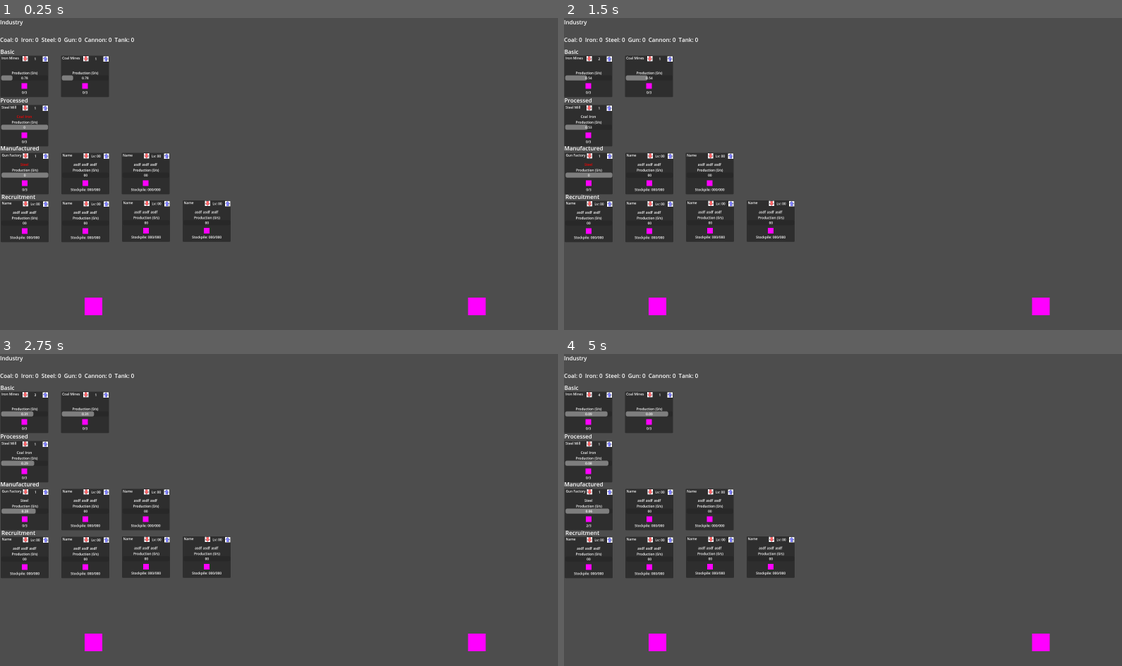
Above: before the commit, frames 1-4 (two rows, left to right).
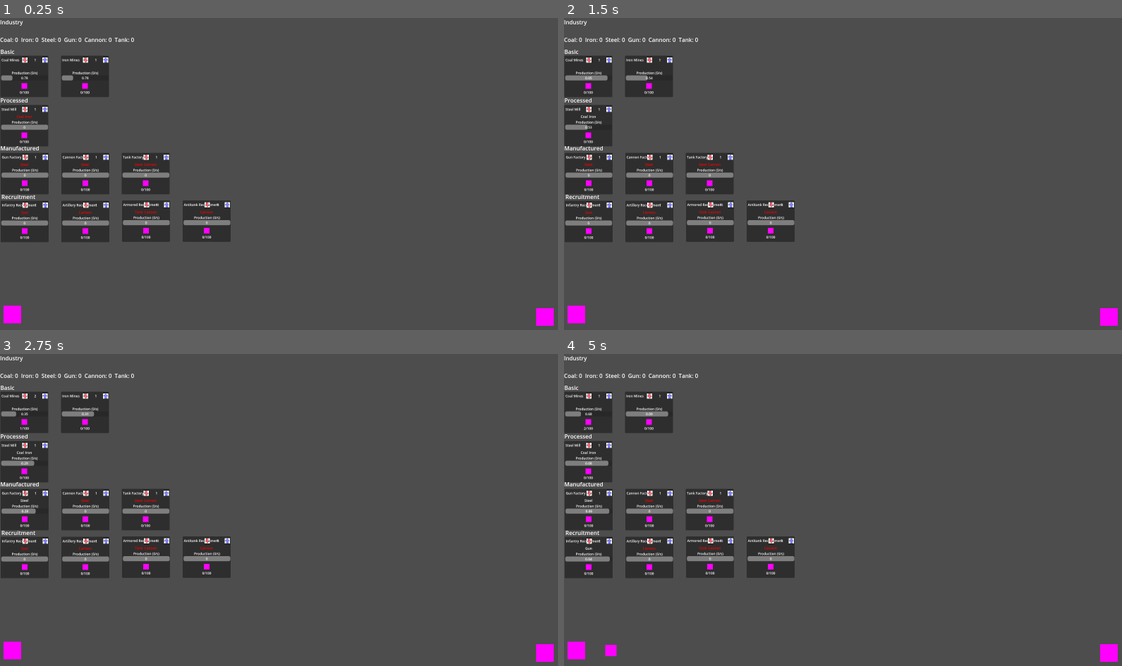
Above: after the commit, the same moments.

Repository: dwlee0802/AttritionWarfare
Game: Godot game, scene res://Scenes/game.tscn
Same seed, same stepped clock (60 frames per second), same inputs: the game is played once before the commit and once after it.
Inputs (mouse positions are in pixels of both pictures, inside the frame that each line leads up to):
- Up to frame 1 (0.25 s): no input
- Up to frame 2 (1.5 s): click (608, 58) at 0.52 s; click (586, 58) at 1.27 s
- Up to frame 3 (2.75 s): click (44, 394) at 2.02 s
- Up to frame 4 (5 s): click (586, 394) at 2.77 s; click (608, 394) at 3.52 s; click (586, 394) at 4.27 s

The runs differ from the first frame. In frame 1, 2.9% of the frame differs, in the area x 0-100%, y 12-99%; in frame 2, 3.0%; in frame 3, 3.0%; in frame 4, 3.1%.

Commit message:
Connected industries and unit spawning.

Diff:
--- a/Scenes/Industry.gd
+++ b/Scenes/Industry.gd
@@ -7,7 +7,7 @@
 @export var productionType: Enums.GoodType = Enums.GoodType.None
 @export var productionAmount: int = 0
 @export var stockpile: int = 0
-@export var stockpileMax: int = 3
+@export var stockpileMax: int = 100
 
 @export var ingredientType0: Enums.GoodType = Enums.GoodType.None
 @export var ingredientType0_Amount: int = 0
@@ -19,8 +19,11 @@
 @export var ingredientType2_Amount: int = 0
 var ingredientType2_available: bool = false
 
+var allIngredientsAvailable:bool = false
+
+@export var baseProductionTime: float = 1
+
 @onready var productionTimer: Timer = $ProductionTimer
-
 
 # Called when the node enters the scene tree for the first time.
 func _ready():
@@ -37,31 +40,39 @@
 		productionTimer.stop()
 		return
 
+	allIngredientsAvailable = true
+
 	# check if production timer is running
 	if productionTimer.is_stopped():
 		# check if nation has enough ingredients
 		if ingredientType0 != Enums.GoodType.None:
-			if !get_parent().get_parent().ConsumeResource(ingredientType0, ingredientType0_Amount):
+			if !get_parent().get_parent().CheckResourceAvailable(ingredientType0, ingredientType0_Amount):
 				ingredientType0_available = false
-				return
+				allIngredientsAvailable = false
 			else:
 				ingredientType0_available = true
 
 		if ingredientType1 != Enums.GoodType.None:
-			if !get_parent().get_parent().ConsumeResource(ingredientType1, ingredientType1_Amount):
+			if !get_parent().get_parent().CheckResourceAvailable(ingredientType1, ingredientType1_Amount):
 				ingredientType1_available = false
-				return
+				allIngredientsAvailable = false
 			else:
 				ingredientType1_available = true
 
 		if ingredientType2 != Enums.GoodType.None:
-			if !get_parent().get_parent().ConsumeResource(ingredientType2, ingredientType2_Amount):
+			if !get_parent().get_parent().CheckResourceAvailable(ingredientType2, ingredientType2_Amount):
 				ingredientType2_available = false
-				return
+				allIngredientsAvailable = false
 			else:
 				ingredientType2_available = true
 
-		productionTimer.start()
+		if allIngredientsAvailable:
+			# consume ingredients
+			get_parent().get_parent().ConsumeResource(ingredientType0, ingredientType0_Amount)
+			get_parent().get_parent().ConsumeResource(ingredientType1, ingredientType1_Amount)
+			get_parent().get_parent().ConsumeResource(ingredientType2, ingredientType2_Amount)
+
+			productionTimer.start(baseProductionTime / level)
 
 
 func Production():
--- a/Scenes/IndustryPanel.tscn
+++ b/Scenes/IndustryPanel.tscn
@@ -27,20 +27,24 @@
 
 [node name="NameLabel" type="Label" parent="."]
 layout_mode = 0
-offset_left = 4.0
-offset_right = 51.0
-offset_bottom = 23.0
+offset_left = 3.75
+offset_top = 3.75
+offset_right = 50.75
+offset_bottom = 26.75
 theme_override_font_sizes/font_size = 12
 text = "Name"
+horizontal_alignment = 1
+vertical_alignment = 1
 
 [node name="LevelLabel" type="Label" parent="."]
 layout_mode = 1
 anchors_preset = 1
 anchor_left = 1.0
 anchor_right = 1.0
-offset_left = -71.0
-offset_right = -24.0
-offset_bottom = 23.0
+offset_left = -71.25
+offset_top = 3.75
+offset_right = -24.25
+offset_bottom = 26.75
 grow_horizontal = 0
 theme_override_font_sizes/font_size = 12
 text = "Lv: 00"
@@ -97,10 +101,10 @@
 
 [node name="IncreaseLevelButton" type="TextureButton" parent="."]
 layout_mode = 0
-offset_left = 148.75
-offset_top = 1.25
-offset_right = 168.75
-offset_bottom = 22.25
+offset_left = 148.0
+offset_top = 5.0
+offset_right = 168.0
+offset_bottom = 26.0
 texture_normal = ExtResource("2_d2jbo")
 texture_pressed = ExtResource("3_afkc8")
 texture_disabled = ExtResource("3_afkc8")
@@ -109,9 +113,10 @@
 
 [node name="DecreaseLevelButton" type="TextureButton" parent="."]
 layout_mode = 0
-offset_left = 77.5
-offset_right = 97.5
-offset_bottom = 21.0
+offset_left = 77.0
+offset_top = 5.0
+offset_right = 97.0
+offset_bottom = 26.0
 texture_normal = ExtResource("4_cbf4u")
 texture_pressed = ExtResource("5_4w7pv")
 texture_disabled = ExtResource("5_4w7pv")
--- /dev/null
+++ b/Scenes/Recruitment.gd
@@ -0,0 +1,5 @@
+extends Industry
+
+
+func Production():
+	get_parent().get_parent().hq.SpawnUnit(productionType)
--- a/Scenes/game.tscn
+++ b/Scenes/game.tscn
@@ -6,6 +6,7 @@
 [ext_resource type="Script" path="res://Scripts/Nation.gd" id="4_kokw5"]
 [ext_resource type="Script" path="res://Scenes/Industry.gd" id="5_2rvh2"]
 [ext_resource type="Script" path="res://Scripts/HQ.gd" id="5_ajpi1"]
+[ext_resource type="Script" path="res://Scenes/Recruitment.gd" id="6_wie21"]
 
 [sub_resource type="RectangleShape2D" id="RectangleShape2D_4wbwj"]
 size = Vector2(50, 49)
@@ -45,14 +46,14 @@
 [node name="IndustryPanel" parent="IndustryTab/BasicIndustry" node_paths=PackedStringArray("industry") instance=ExtResource("3_kbdac")]
 offset_top = 23.0
 offset_bottom = 168.0
-industry = NodePath("../../../PlayerNation/Industry/Iron Mines")
+industry = NodePath("../../../PlayerNation/Industry/Coal Mines")
 
 [node name="IndustryPanel2" parent="IndustryTab/BasicIndustry" node_paths=PackedStringArray("industry") instance=ExtResource("3_kbdac")]
 offset_left = 172.0
 offset_top = 23.0
 offset_right = 343.0
 offset_bottom = 168.0
-industry = NodePath("../../../PlayerNation/Industry/Coal Mines")
+industry = NodePath("../../../PlayerNation/Industry/Iron Mines")
 
 [node name="ProcessedIndustry" type="Control" parent="IndustryTab"]
 anchors_preset = 0
@@ -92,17 +93,19 @@
 offset_bottom = 170.0
 industry = NodePath("../../../PlayerNation/Industry/Gun Factory")
 
-[node name="IndustryPanel2" parent="IndustryTab/ManufacturedIndustry" instance=ExtResource("3_kbdac")]
+[node name="IndustryPanel2" parent="IndustryTab/ManufacturedIndustry" node_paths=PackedStringArray("industry") instance=ExtResource("3_kbdac")]
 offset_left = 173.0
 offset_top = 25.0
 offset_right = 344.0
 offset_bottom = 170.0
-
-[node name="IndustryPanel3" parent="IndustryTab/ManufacturedIndustry" instance=ExtResource("3_kbdac")]
+industry = NodePath("../../../PlayerNation/Industry/Cannon Factory")
+
+[node name="IndustryPanel3" parent="IndustryTab/ManufacturedIndustry" node_paths=PackedStringArray("industry") instance=ExtResource("3_kbdac")]
 offset_left = 344.0
 offset_top = 25.0
 offset_right = 515.0
 offset_bottom = 170.0
+industry = NodePath("../../../PlayerNation/Industry/Tank Factory")
 
 [node name="Recruitment" type="Control" parent="IndustryTab"]
 anchors_preset = 0
@@ -117,29 +120,33 @@
 offset_bottom = 23.0
 text = "Recruitment"
 
-[node name="IndustryPanel" parent="IndustryTab/Recruitment" instance=ExtResource("3_kbdac")]
+[node name="IndustryPanel" parent="IndustryTab/Recruitment" node_paths=PackedStringArray("industry") instance=ExtResource("3_kbdac")]
 offset_left = -1.99999
 offset_top = 23.0
 offset_right = 169.0
 offset_bottom = 168.0
-
-[node name="IndustryPanel2" parent="IndustryTab/Recruitment" instance=ExtResource("3_kbdac")]
+industry = NodePath("../../../PlayerNation/Industry/Infantry Recruitment")
+
+[node name="IndustryPanel2" parent="IndustryTab/Recruitment" node_paths=PackedStringArray("industry") instance=ExtResource("3_kbdac")]
 offset_left = 170.0
 offset_top = 23.0
 offset_right = 341.0
 offset_bottom = 168.0
-
-[node name="IndustryPanel3" parent="IndustryTab/Recruitment" instance=ExtResource("3_kbdac")]
+industry = NodePath("../../../PlayerNation/Industry/Artillery Recruitment")
+
+[node name="IndustryPanel3" parent="IndustryTab/Recruitment" node_paths=PackedStringArray("industry") instance=ExtResource("3_kbdac")]
 offset_left = 342.0
 offset_top = 22.0
 offset_right = 513.0
 offset_bottom = 167.0
-
-[node name="IndustryPanel4" parent="IndustryTab/Recruitment" instance=ExtResource("3_kbdac")]
+industry = NodePath("../../../PlayerNation/Industry/Armored Recruitment")
+
+[node name="IndustryPanel4" parent="IndustryTab/Recruitment" node_paths=PackedStringArray("industry") instance=ExtResource("3_kbdac")]
 offset_left = 514.0
 offset_top = 22.0
 offset_right = 685.0
 offset_bottom = 167.0
+industry = NodePath("../../../PlayerNation/Industry/Antitank Recruitment")
 
 [node name="ResourceStockLabel" type="Label" parent="IndustryTab"]
 layout_mode = 0
@@ -148,11 +155,21 @@
 offset_bottom = 73.0
 text = "Resource Stock"
 
-[node name="PlayerNation" type="Node" parent="."]
+[node name="PlayerNation" type="Node" parent="." node_paths=PackedStringArray("hq")]
 script = ExtResource("4_kokw5")
+hq = NodePath("../World/PlayerHQ")
 
 [node name="Industry" type="Node" parent="PlayerNation"]
 
+[node name="Coal Mines" type="Node" parent="PlayerNation/Industry"]
+script = ExtResource("5_2rvh2")
+level = 1
+productionType = 0
+productionAmount = 1
+
+[node name="ProductionTimer" type="Timer" parent="PlayerNation/Industry/Coal Mines"]
+one_shot = true
+
 [node name="Iron Mines" type="Node" parent="PlayerNation/Industry"]
 script = ExtResource("5_2rvh2")
 level = 1
@@ -160,15 +177,6 @@
 productionAmount = 1
 
 [node name="ProductionTimer" type="Timer" parent="PlayerNation/Industry/Iron Mines"]
-one_shot = true
-
-[node name="Coal Mines" type="Node" parent="PlayerNation/Industry"]
-script = ExtResource("5_2rvh2")
-level = 1
-productionType = 0
-productionAmount = 1
-
-[node name="ProductionTimer" type="Timer" parent="PlayerNation/Industry/Coal Mines"]
 one_shot = true
 
 [node name="Steel Mill" type="Node" parent="PlayerNation/Industry"]
@@ -201,6 +209,10 @@
 script = ExtResource("5_2rvh2")
 level = 1
 industrySector = 2
+productionType = 4
+productionAmount = 1
+ingredientType0 = 2
+ingredientType0_Amount = 1
 
 [node name="ProductionTimer" type="Timer" parent="PlayerNation/Industry/Cannon Factory"]
 one_shot = true
@@ -209,40 +221,92 @@
 script = ExtResource("5_2rvh2")
 level = 1
 industrySector = 2
+productionType = 5
+productionAmount = 1
+ingredientType0 = 2
+ingredientType0_Amount = 1
+ingredientType1 = 4
+ingredientType1_Amount = 1
 
 [node name="ProductionTimer" type="Timer" parent="PlayerNation/Industry/Tank Factory"]
+one_shot = true
+
+[node name="Infantry Recruitment" type="Node" parent="PlayerNation/Industry"]
+script = ExtResource("6_wie21")
+level = 1
+industrySector = 3
+productionType = 6
+productionAmount = 1
+ingredientType0 = 3
+ingredientType0_Amount = 1
+
+[node name="ProductionTimer" type="Timer" parent="PlayerNation/Industry/Infantry Recruitment"]
+one_shot = true
+
+[node name="Artillery Recruitment" type="Node" parent="PlayerNation/Industry"]
+script = ExtResource("6_wie21")
+level = 1
+industrySector = 3
+productionType = 7
+productionAmount = 1
+ingredientType0 = 4
+ingredientType0_Amount = 1
+
+[node name="ProductionTimer" type="Timer" parent="PlayerNation/Industry/Artillery Recruitment"]
+one_shot = true
+
+[node name="Armored Recruitment" type="Node" parent="PlayerNation/Industry"]
+script = ExtResource("6_wie21")
+level = 1
+industrySector = 3
+productionType = 8
+productionAmount = 1
+ingredientType0 = 5
+ingredientType0_Amount = 1
+ingredientType1 = 4
+ingredientType1_Amount = 1
+
+[node name="ProductionTimer" type="Timer" parent="PlayerNation/Industry/Armored Recruitment"]
+one_shot = true
+
+[node name="Antitank Recruitment" type="Node" parent="PlayerNation/Industry"]
+script = ExtResource("6_wie21")
+level = 1
+industrySector = 3
+productionType = 9
+productionAmount = 1
+ingredientType0 = 4
+ingredientType0_Amount = 1
+
+[node name="ProductionTimer" type="Timer" parent="PlayerNation/Industry/Antitank Recruitment"]
 one_shot = true
 
 [node name="World" type="Node2D" parent="."]
 position = Vector2(248, 852)
 
 [node name="PlayerHQ" type="StaticBody2D" parent="World"]
-position = Vector2(1, -14)
+position = Vector2(-213, -10)
 collision_layer = 0
 collision_mask = 0
 script = ExtResource("5_ajpi1")
 
 [node name="CollisionShape2D" type="CollisionShape2D" parent="World/PlayerHQ"]
-position = Vector2(16, -19.5)
 shape = SubResource("RectangleShape2D_4wbwj")
 
 [node name="Sprite2D" type="Sprite2D" parent="World/PlayerHQ"]
-position = Vector2(16, -19)
 texture = SubResource("PlaceholderTexture2D_r7yqw")
 
 [node name="EnemyHQ" type="StaticBody2D" parent="World"]
-position = Vector2(1088, -14)
+position = Vector2(1297, -3)
 collision_layer = 0
 collision_mask = 0
 script = ExtResource("5_ajpi1")
 isPlayerHQ = false
 
 [node name="CollisionShape2D" type="CollisionShape2D" parent="World/EnemyHQ"]
-position = Vector2(16, -19.5)
 shape = SubResource("RectangleShape2D_4wbwj")
 
 [node name="Sprite2D" type="Sprite2D" parent="World/EnemyHQ"]
-position = Vector2(16, -19)
 texture = SubResource("PlaceholderTexture2D_r7yqw")
 
 [node name="SpawnTimer" type="Timer" parent="World/EnemyHQ"]
--- a/Scripts/Enums.gd
+++ b/Scripts/Enums.gd
@@ -1,6 +1,6 @@
 class_name Enums
 
-enum GoodType {Coal, Iron, Steel, Gun, Cannon, Tank, None}
+enum GoodType {Coal, Iron, Steel, Gun, Cannon, Tank, Infantry, Artillery, Armored, AntiTank, None}
 static var GOOD_TYPE_COUNT: int = 6
 static func GoodTypeToString(num):
 	if num == 0:
@@ -18,3 +18,6 @@
 
 
 enum IndustrySector {Basic, Processed, Manufactured, Recruitment}
+
+
+enum UnitType {Infantry, Artillery, Armored, Antitank}
--- a/Scripts/IndustryPanel.gd
+++ b/Scripts/IndustryPanel.gd
@@ -78,3 +78,5 @@
 		# level down
 		if industry.level == 0:
 			return
+		else:
+			industry.level -= 1
--- a/Scripts/Nation.gd
+++ b/Scripts/Nation.gd
@@ -3,6 +3,8 @@
 
 @export var resources = [0, 0, 0, 0, 0, 0]
 var industries = []
+
+@export var hq: HQ
 
 
 # Called when the node enters the scene tree for the first time.
@@ -24,9 +26,19 @@
 
 
 func ConsumeResource(type, amount) -> bool:
+	if type == Enums.GoodType.None:
+		return true
+
 	if amount <= industries[type].stockpile:
 		industries[type].stockpile -= amount
 		print("consumed " + Enums.GoodTypeToString(type) + " amount: " + str(amount))
 		return true
 	else:
 		return false
+
+
+func CheckResourceAvailable(type, amount) -> bool:
+	if amount <= industries[type].stockpile:
+		return true
+	else:
+		return false
Not shown: 1 places in Scenes/game.tscn that only renumber resources
